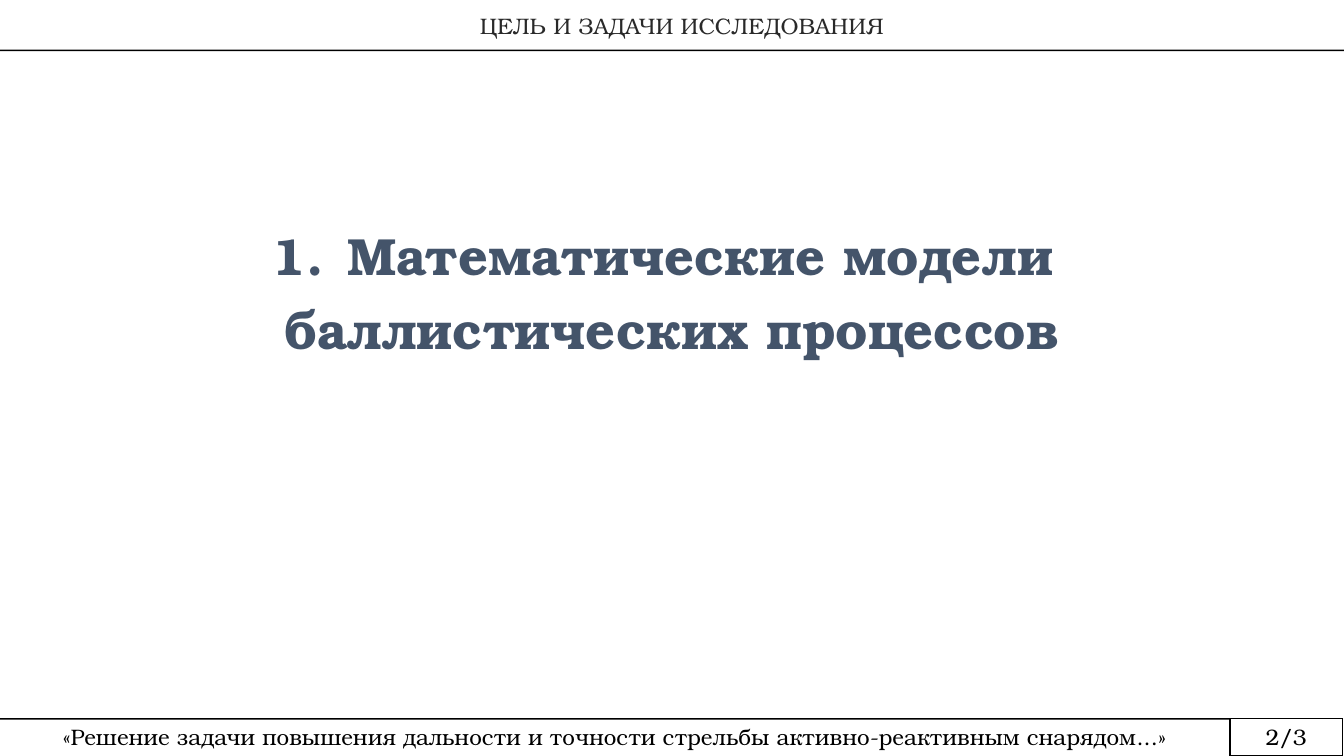
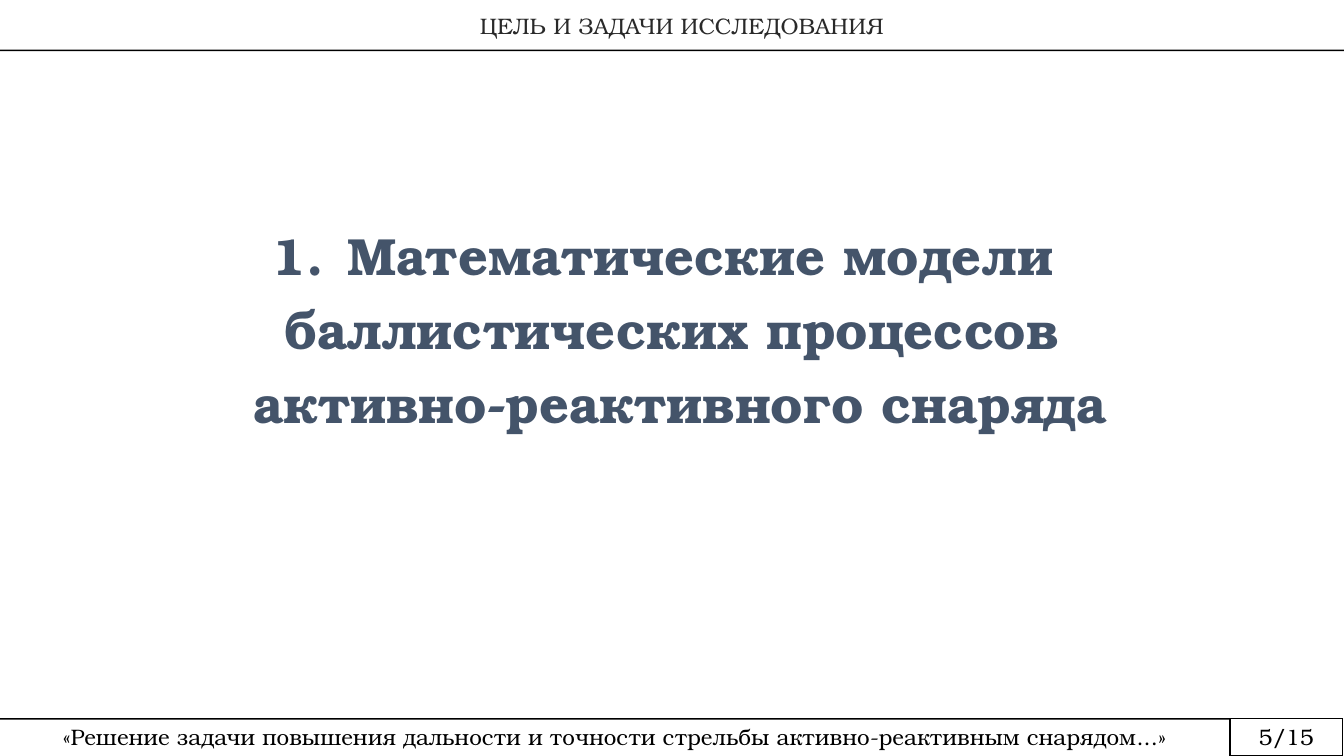
Before and after one commit to rustam-mansurov/cats, a slide deck: slide 6 of Аспирантура/План диссертации.pptx (slide 5 before the commit). Drawn at 1344x756 pixels with LibreOffice and Linux fonts; fonts in the diff are those of the drawing. Boxes give left, top, right and bottom in pixels: in the first picture for what was removed or moved away, otherwise in the second. Text is boxed around its words. In the diff, an @@ line names an element or a change of style, - is before the commit and + after.

```diff
--- a/Аспирантура/План диссертации.pptx
+++ b/Аспирантура/План диссертации.pptx
@@ text at (253,396,1107,434): paragraph added @@
+активно-реактивного снаряда
@@ text at (1259,729,1314,748): text changed @@
-2/3
+5/15
```
Also in this commit, not shown: 13 other slides changed, 7 slides added, 6 other files.
